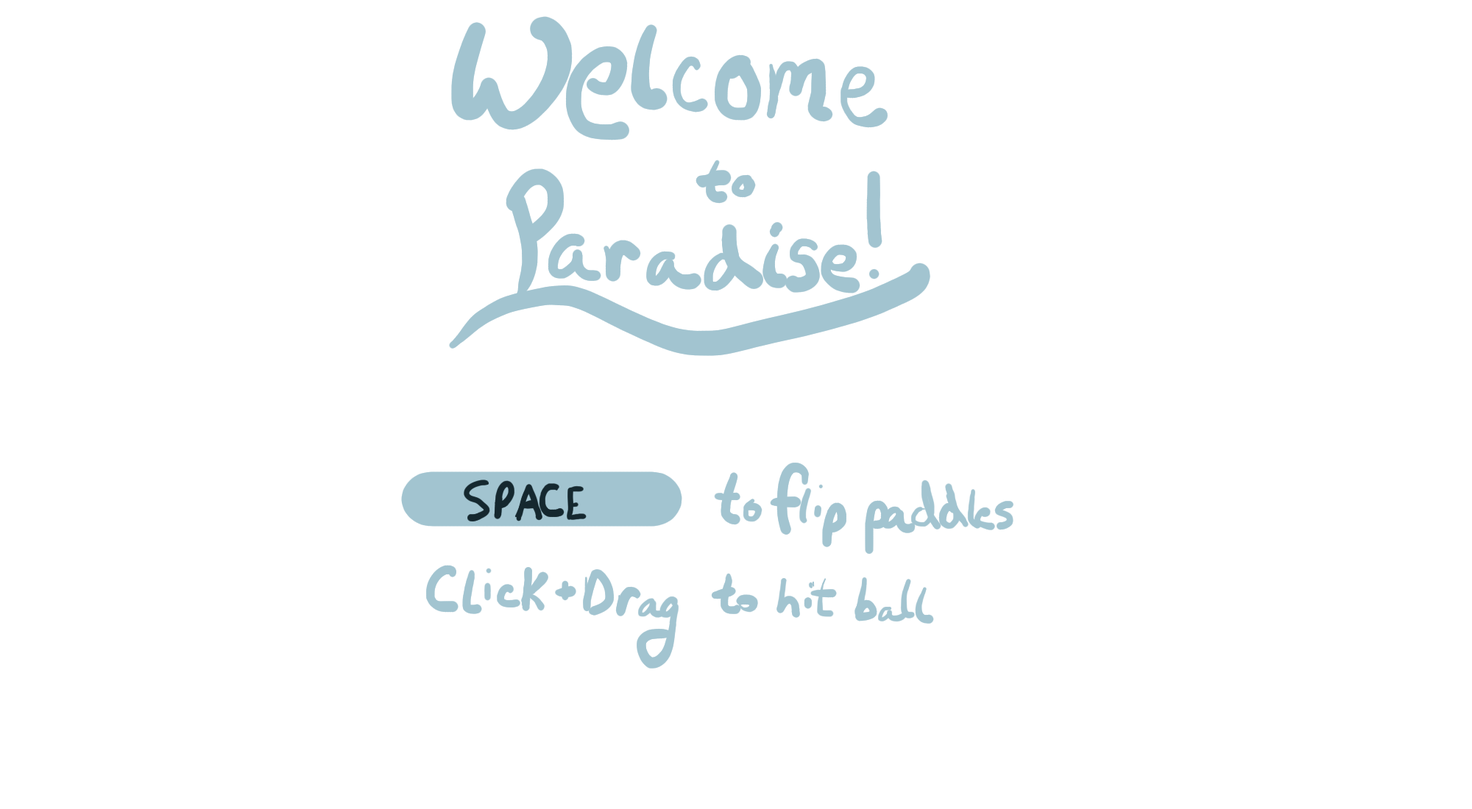
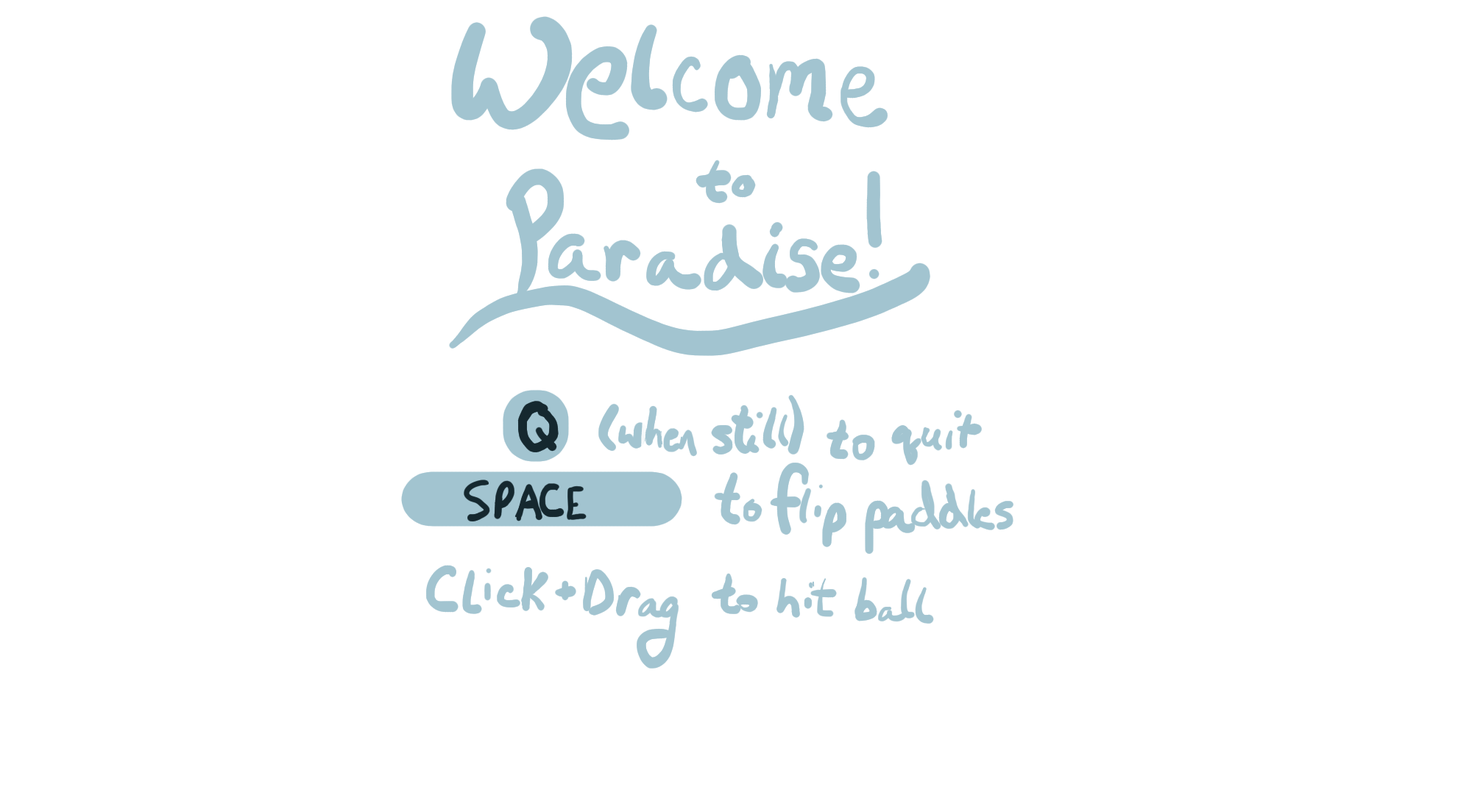
Two versions of the same layered image (w=1472, h=809). Layer-by-layer changes:
painted on "Paint Layer 2" over [left=502, top=390, right=982, bottom=466]
